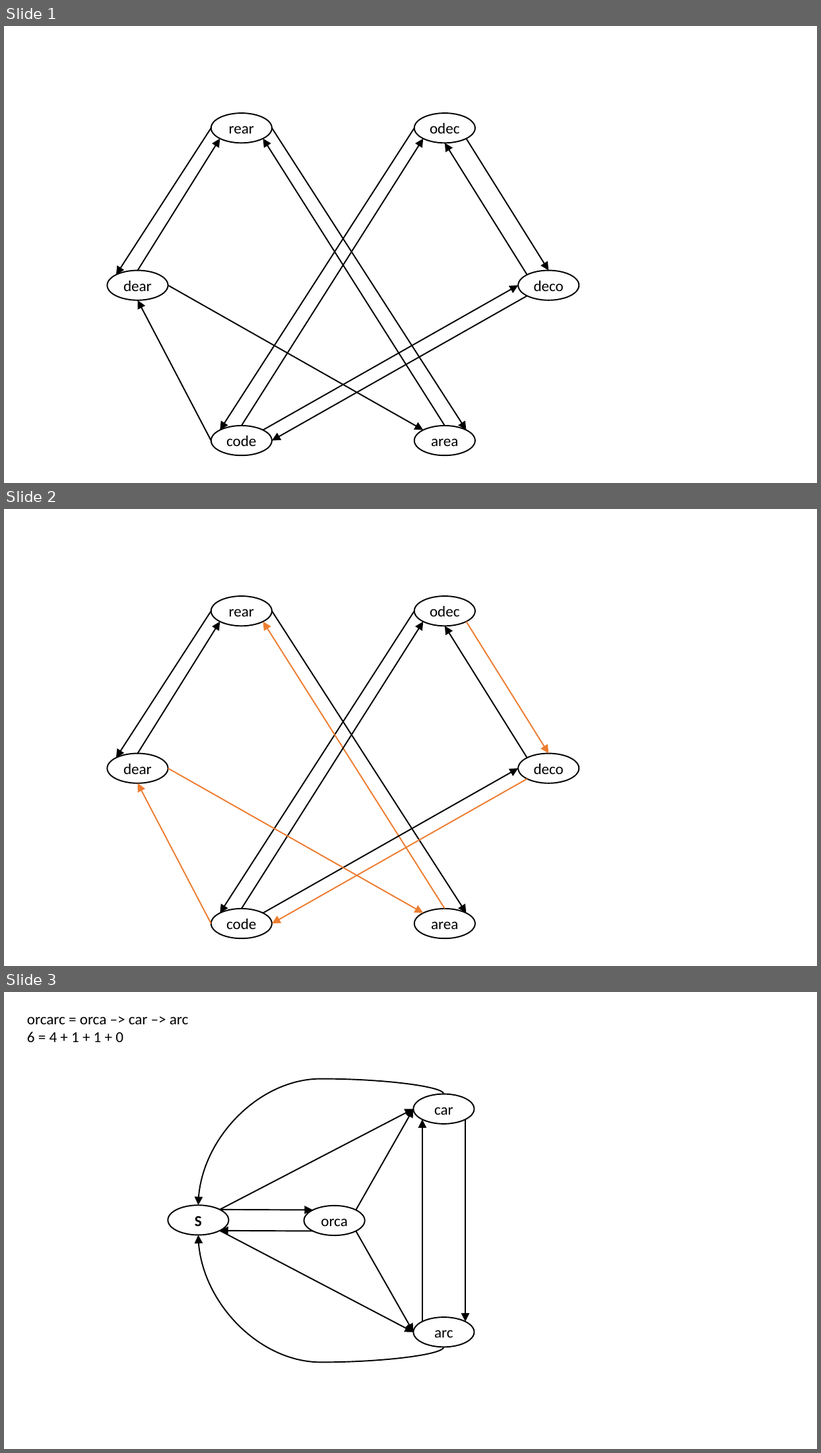
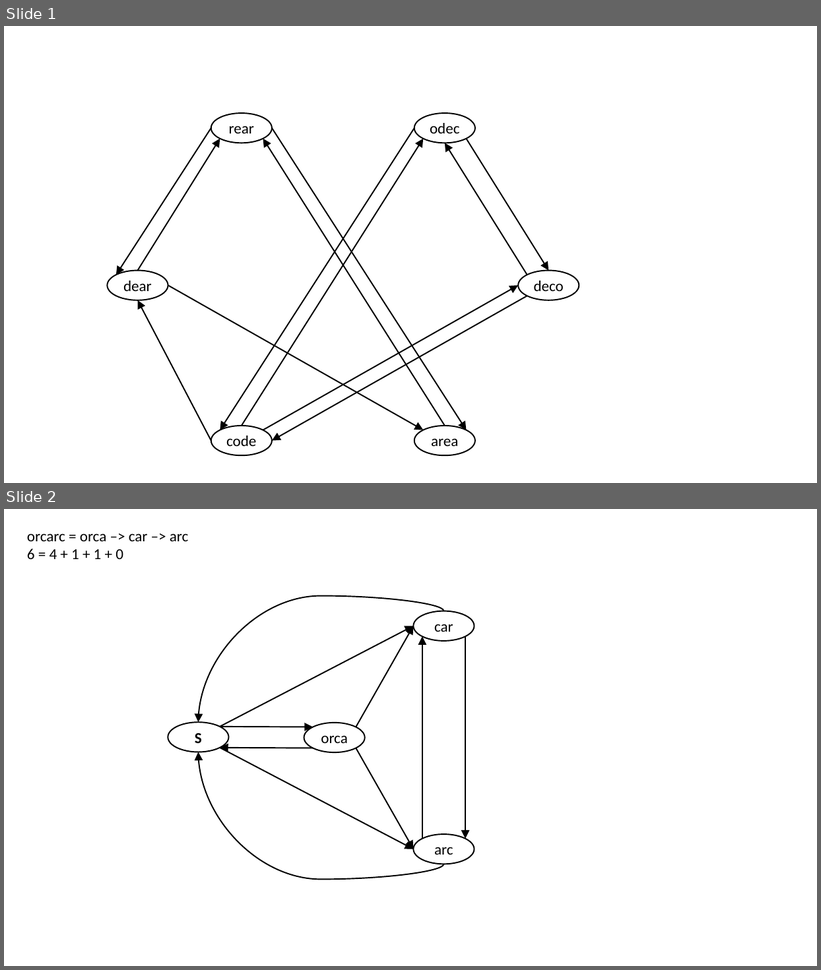
Before and after one commit to juliusbarth/Wordchain-TSP, a slide deck: TSP for shortest wordchain.pptx. Shown one above the other, each under a label of ours: slides 1, 2 and 3 before the commit, slides 1 and 2 after it. The pictures are 821x1453 and 821x970 pixels, drawn with LibreOffice and Linux fonts; fonts in the diff are those of the drawing. Boxes give left, top, right and bottom in pixels: in the first picture for what was removed or moved away, otherwise in the second. Text is boxed around its words. In the diff, an @@ line names an element or a change of style, - is before the commit and + after.

```diff
--- a/TSP for shortest wordchain.pptx
+++ b/TSP for shortest wordchain.pptx
@@ slide 2 removed at box(4, 509, 817, 966), background #FFFFFF @@
@@ group removed at box(107, 596, 580, 939): 12 arrows, 6 ellipses @@
-rear
-odec
-deco
-area
-code
-dear
@@ what was slide 3 is now slide 2 @@
```
